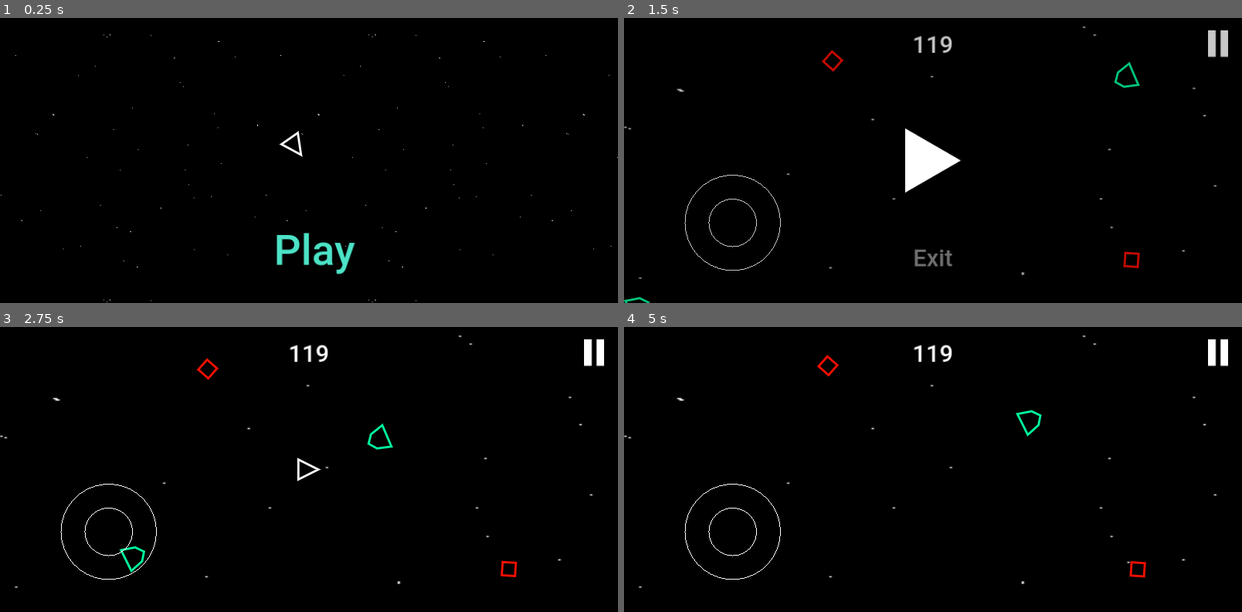
Above: before the commit, frames 1-4 (two rows, left to right).
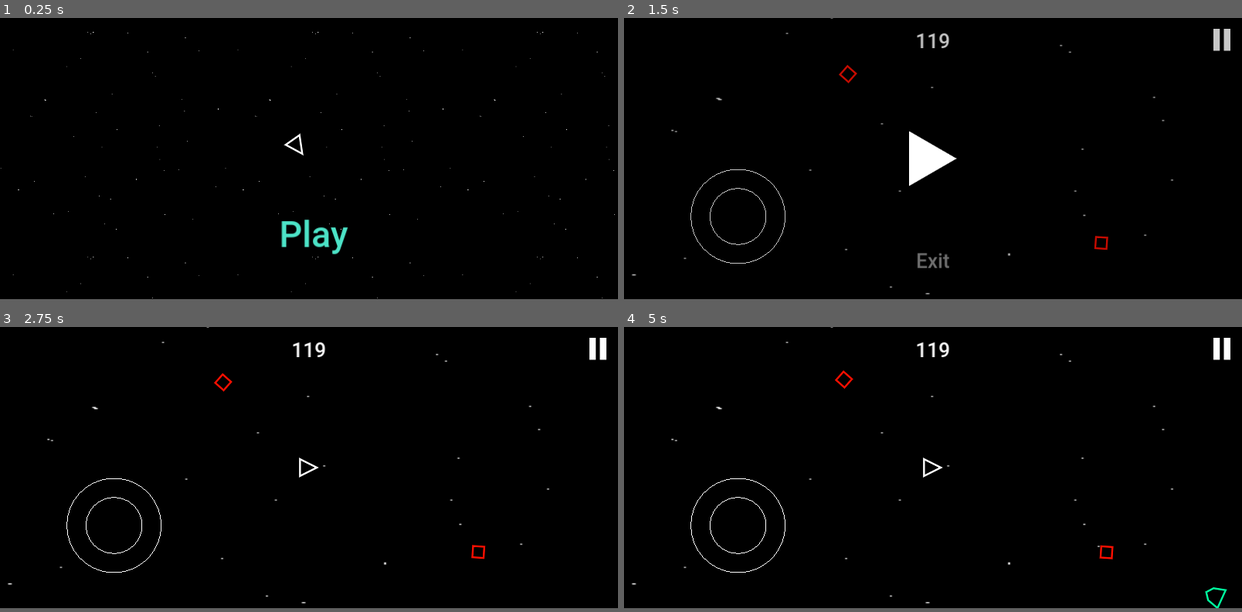
Above: after the commit, the same moments.

Repository: Ryu204/name-later
Game: Godot game, scene res://Layouts/index.tscn
Two runs of this game, one before a commit and one after it. Both use one fixed random seed, a clock stepped at 60 frames per second and the inputs below.
Inputs (mouse positions are in pixels of both pictures, inside the frame that each line leads up to; where the layout moved, square brackets give the same spot in the first picture):
- Up to frame 1 (0.25 s): no input
- Up to frame 2 (1.5 s): click "Play" at 0.5 s; click (1223, 40) [1217, 43] at 1.25 s
- Up to frame 3 (2.75 s): click (309, 469) at 2 s
- Up to frame 4 (5 s): move the mouse to (1068, 455) at 2.77 s; click (1068, 455) at 2.92 s; move the mouse to (809, 483) at 3.52 s; click (809, 483) at 3.67 s; move the mouse to (994, 406) at 4.27 s; click (994, 406) at 4.42 s
The window is 800x369 before the commit and 800x364 after it. Grey fills any space a smaller window leaves; there, only what the larger window draws over its background counts as a difference.

The runs differ from the first frame. In frame 1, 1.3% of the frame differs, in the area x 0-100%, y 4-100%; in frame 2, 2.0%, in the area x 0-99%, y 0-100%; in frame 3, 1.7%; in frame 4, 1.6%.

Commit message:
Add mechanic to spawn things over time

Diff:
--- a/Components/enemy_manager.gd
+++ b/Components/Manager/enemy_manager.gd
@@ -1,4 +1,4 @@
-extends Node
+extends Spawner
 
 @export var player: Player
 var _is_player_dead = false
@@ -6,13 +6,13 @@
 func _ready() -> void:
 	assert(is_instance_valid(player), 'Forgot to set player')
 	player.destroyed.connect(func(): _is_player_dead = true)
-	# TODO: remove those naughty spawns
-	var car = preload(Constants.SCENE_CAR).instantiate()
-	var car2 = preload(Constants.SCENE_CAR).instantiate()
-	car.position = Vector2(350, -150)
-	add_child(car)
-	car2.position = Vector2(-500, 250)
-	add_child(car2)
+
+	initialize(
+		Spawner.spawn_amount_log_callback(0, .5),
+		Spawner.spawn_level_random_callback,
+		Spawner.spawn_position_rect_callback()
+	)
+	add_spawnable(preload(Constants.SCENE_CAR))
 
 func _process(delta: float) -> void:
 	_process_child(delta)
--- /dev/null
+++ b/Components/Manager/enemy_manager.tscn
@@ -0,0 +1,6 @@
+[gd_scene load_steps=2 format=3 uid="uid://dcgisaekr00fh"]
+
+[ext_resource type="Script" path="res://Components/Manager/enemy_manager.gd" id="1_tjc2g"]
+
+[node name="EnemyManager" type="Node"]
+script = ExtResource("1_tjc2g")
--- /dev/null
+++ b/Components/Manager/spawner.gd
@@ -0,0 +1,78 @@
+class_name Spawner
+
+extends Node
+
+var spawnables_list: Array[PackedScene] = []
+var spawn_amount_callback: Callable
+var spawn_level_callback: Callable
+var spawn_position_callback: Callable
+var spawn_offset = Vector2.ZERO
+
+var _current_time = 0.0
+var _pending_time = 0.0
+
+func initialize(
+	amount_callback: Callable,
+	level_callback: Callable,
+	position_callback: Callable,
+) -> void:
+	spawn_amount_callback = amount_callback
+	spawn_level_callback = level_callback
+	spawn_position_callback = position_callback
+
+func add_spawnable(node: PackedScene) -> void:
+	spawnables_list.append(node)
+
+func _physics_process(delta: float) -> void:
+	_pending_time += delta
+	var spawn_interval = 1 / clamp(spawn_amount_callback.call(_current_time + _pending_time), 0.001, 999)
+	while _pending_time > spawn_interval:
+		_pending_time -= spawn_interval
+		_current_time += spawn_interval
+		_spawn()
+
+func _spawn() -> void:
+	var viewport_world_size = get_viewport().get_visible_rect().size
+	var spawn_position = (spawn_position_callback.call(viewport_world_size) as Vector2) + spawn_offset
+
+	var type_index = lerp(0.0, float(spawnables_list.size()), spawn_level_callback.call(_current_time))
+	var spawned = spawnables_list[type_index].instantiate()
+	spawned.position = spawn_position
+	add_child(spawned)
+
+static func spawn_position_arc_callback(margin_ratio = 0.2, thickness_ratio = 1.0) -> Callable:
+	return func(size: Vector2) -> Vector2:
+		var omega = randf() * TAU
+		var dir = Vector2(cos(omega), sin(omega))
+		var base_length = size.length() / 2
+		var length = lerp(base_length * (1 + margin_ratio), base_length * (1 + margin_ratio + thickness_ratio), randf())
+		return length * dir
+
+static func spawn_position_rect_callback(margin_ratio = 0.2) -> Callable:
+	return func(rect: Vector2) -> Vector2:
+		rect *= 1 + margin_ratio
+		var index = 4
+		while index == 4:
+			index = randi() % 9
+		var position = lerp(-rect / 2, rect / 2, randf())
+		@warning_ignore("integer_division")
+		return position\
+			+ (index % 3 - 1) * rect.x * Vector2.RIGHT\
+			+ (index / 3 - 1) * rect.y * Vector2.DOWN
+
+static func spawn_amount_linear_callback(start_time: float, max_time: float, max_amount: float) -> Callable:
+	return func(time: float) -> float:
+		return lerp(
+			0.0,
+			max_amount,
+			clamp(inverse_lerp(start_time, max_time, time), 0, 1)
+		)
+
+static func spawn_amount_log_callback(start_time: float, scale: float) -> Callable:
+	return func(time: float) -> float:
+		return scale * log(
+			1 + max(0, time - start_time)
+		)
+
+static var spawn_level_random_callback = func(_time: float) -> float:
+	return randf()
--- a/Components/Player/player.tscn
+++ b/Components/Player/player.tscn
@@ -8,6 +8,6 @@
 shape = NodePath("Shape")
 
 [node name="Shape" parent="." instance=ExtResource("2_ut277")]
-turn_strength = 5.0
+turn_strength = 4.0
 force = 500.0
 damping = 0.2
--- a/Components/enemy_manager.tscn
+++ /dev/null
@@ -1,6 +0,0 @@
-[gd_scene load_steps=2 format=3 uid="uid://dcgisaekr00fh"]
-
-[ext_resource type="Script" path="res://Components/enemy_manager.gd" id="1_48ob4"]
-
-[node name="EnemyManager" type="Node"]
-script = ExtResource("1_48ob4")
--- a/Components/joystick.tscn
+++ b/Components/joystick.tscn
@@ -6,6 +6,6 @@
 layout_mode = 3
 anchors_preset = 0
 script = ExtResource("1_qlw8h")
-outer_radius = 72.0
-inner_radius = 36.0
-tolerance = 40.0
+outer_radius = 84.0
+inner_radius = 50.0
+tolerance = 30.0
--- a/Components/shape.gd
+++ b/Components/shape.gd
@@ -70,7 +70,7 @@
 
 	var explosion = preload(Constants.SCENE_EXPLOSION).instantiate()
 	explosion.primary_color = color
-	explosion.secondary_color = Color.WHITE
+	explosion.secondary_color = lerp(color, Color.RED, 0.5)
 	add_child(explosion)
 
 	explosion.finished.connect(func():
@@ -78,7 +78,6 @@
 		queue_free()
 	)
 
-	_collision_shape.disabled = true
 	color.a = 0
 
 func _draw() -> void:
--- a/Layouts/game.tscn
+++ b/Layouts/game.tscn
@@ -6,7 +6,7 @@
 [ext_resource type="PackedScene" uid="uid://bit1yaadtv7i" path="res://Components/joystick.tscn" id="3_vmjwi"]
 [ext_resource type="Texture2D" uid="uid://csnksmmsbhq5c" path="res://Textures/background.png" id="4_a4tjm"]
 [ext_resource type="PackedScene" uid="uid://d15dv55or5iyv" path="res://Components/Player/player.tscn" id="6_klyhy"]
-[ext_resource type="PackedScene" uid="uid://dcgisaekr00fh" path="res://Components/enemy_manager.tscn" id="7_qbvme"]
+[ext_resource type="PackedScene" uid="uid://dcgisaekr00fh" path="res://Components/Manager/enemy_manager.tscn" id="7_qbvme"]
 [ext_resource type="PackedScene" uid="uid://vyxt354l20i1" path="res://Components/environment_manager.tscn" id="8_sisi1"]
 
 [node name="Game" type="Node"]
@@ -41,10 +41,10 @@
 anchors_preset = 2
 anchor_top = 1.0
 anchor_bottom = 1.0
-offset_left = 164.0
-offset_top = -121.0
-offset_right = 164.0
-offset_bottom = -121.0
+offset_left = 203.435
+offset_top = -147.035
+offset_right = 203.435
+offset_bottom = -147.035
 grow_vertical = 0
 
 [node name="Sprite2D" type="Sprite2D" parent="."]
--- a/project.godot
+++ b/project.godot
@@ -12,13 +12,13 @@
 
 config/name="name_later"
 run/main_scene="res://Layouts/index.tscn"
-config/features=PackedStringArray("4.2", "GL Compatibility")
+config/features=PackedStringArray("4.3", "GL Compatibility")
 config/icon="res://icon.svg"
 
 [display]
 
-window/size/viewport_width=932
-window/size/viewport_height=430
+window/size/viewport_width=1100
+window/size/viewport_height=500
 window/size/always_on_top=true
 window/stretch/mode="canvas_items"
 window/stretch/aspect="expand"
Not shown, changed: Fonts/Roboto-Bold.ttf.import
Not shown, changed: Fonts/Roboto-Medium.ttf.import
Not shown, changed: Fonts/Roboto-Regular.ttf.import
